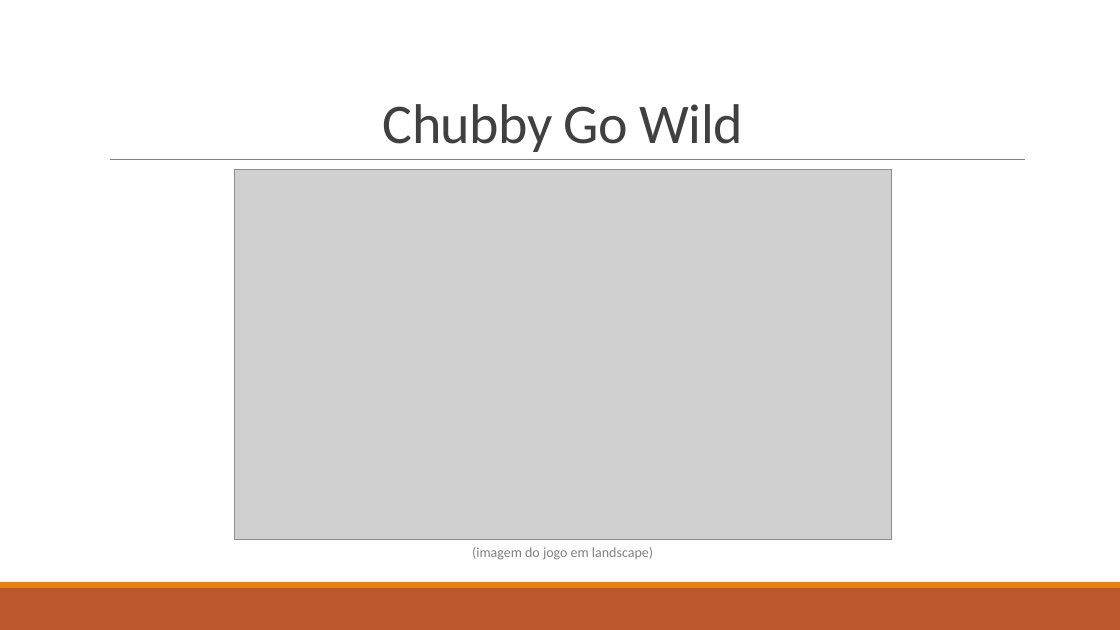
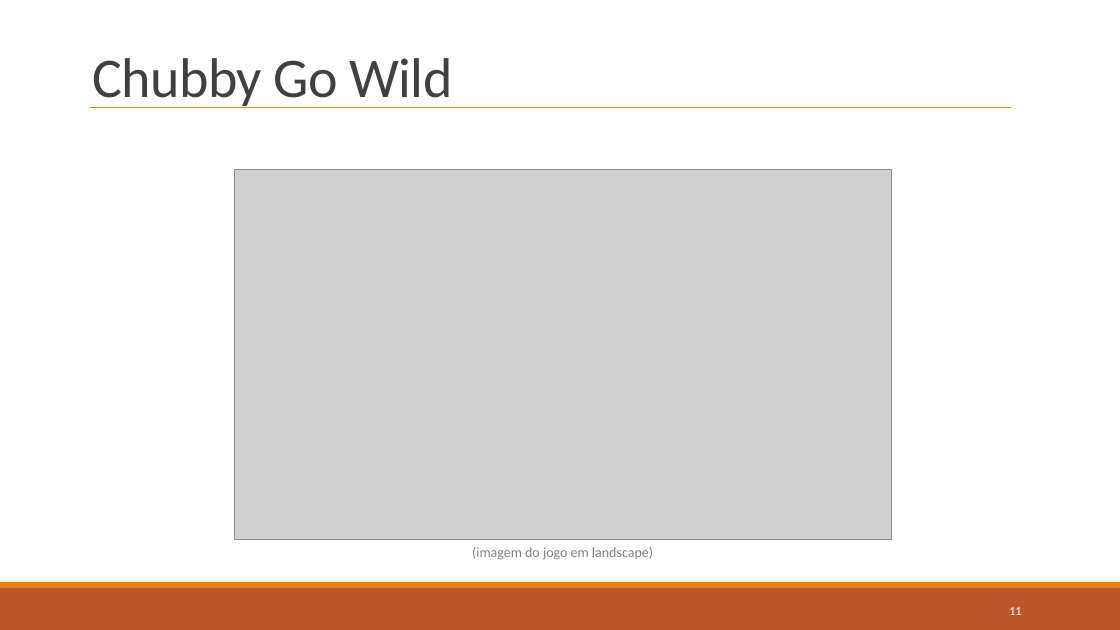
Before and after one commit to lodyny/ProjetoCM, a slide deck: slide 11 of CM-Not-So-Chubby_E3.pptx. Drawn at 1120x630 pixels with LibreOffice and Linux fonts; fonts in the diff are those of the drawing; grey boxes stand for pictures. Boxes give left, top, right and bottom in pixels: in the first picture for what was removed or moved away, otherwise in the second. Text is boxed around its words. In the diff, an @@ line names an element or a change of style, - is before the commit and + after.

```diff
--- a/CM-Not-So-Chubby_E3.pptx
+++ b/CM-Not-So-Chubby_E3.pptx
@@ title "Chubby Go Wild": place and size @@
-title "Chubby Go Wild" at [383, 104, 743, 152]
+title "Chubby Go Wild" at [93, 58, 452, 108]
@@ line added from (90, 108) to (1012, 108), #E48312 1 pt @@
@@ rectangle added at [108, 140, 1035, 181], fill #FFFFFF, outline #FFFFFF 1.25 pt @@
@@ line removed from (110, 160) to (1026, 160) @@
@@ page number added at [1009, 607, 1021, 615], 10.5 pt, text #FFFFFF @@
+11
```
Also in this commit, not shown: 17 other slides changed, 1 other file.
